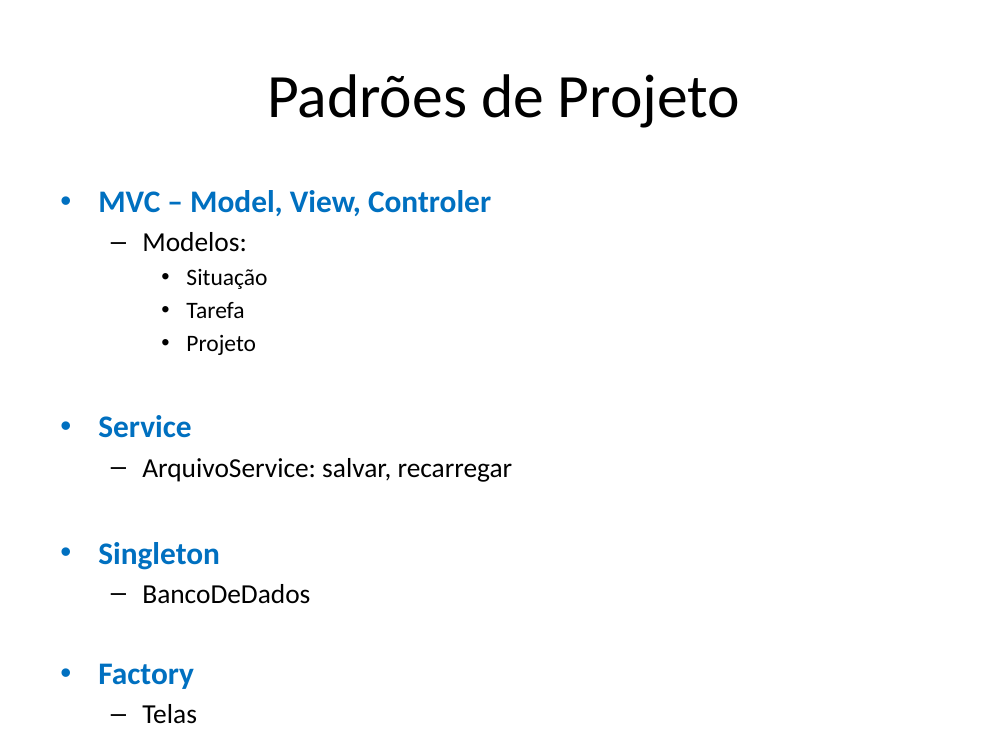
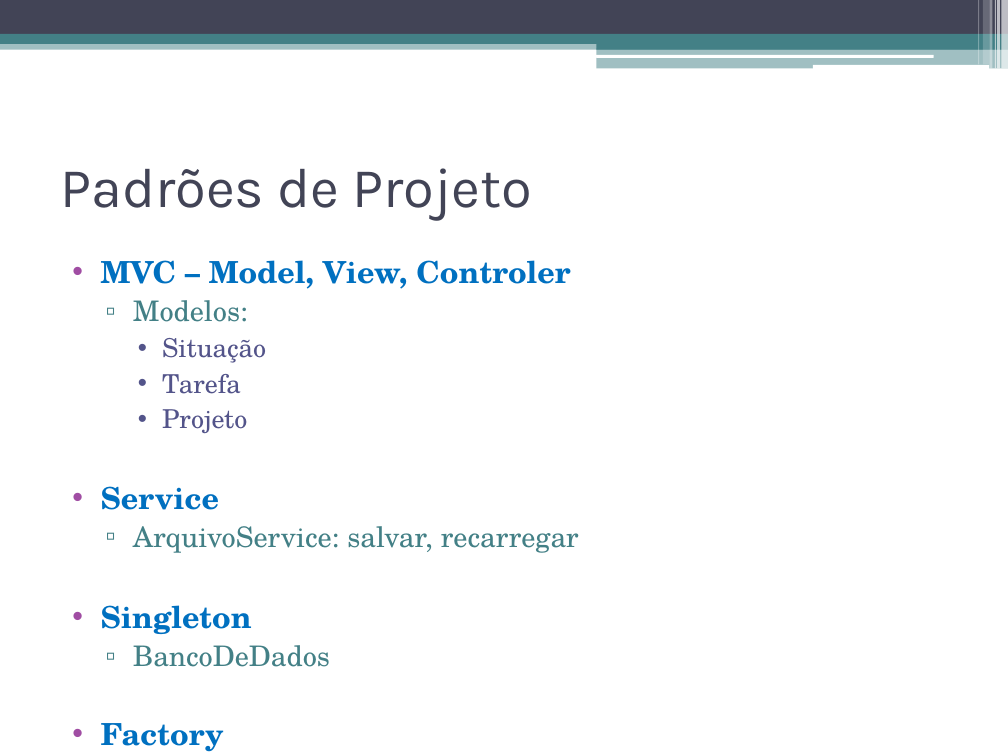
Before and after one commit to dancastellani/controle-tarefas, a slide deck: slide 7 of docs/Trabalho-Final.pptx (slide 4 before the commit). Drawn at 1008x756 pixels with LibreOffice and Linux fonts; fonts in the diff are those of the drawing. Boxes give left, top, right and bottom in pixels: in the first picture for what was removed or moved away, otherwise in the second. Text is boxed around its words. In the diff, an @@ line names an element or a change of style, - is before the commit and + after.

```diff
--- a/docs/Trabalho-Final.pptx
+++ b/docs/Trabalho-Final.pptx
@@ rectangle added at [0,0,1008,34], fill #424456 @@
@@ rectangle added at [978,0,979,65], fill #FFFFFF at 30% opacity @@
@@ rectangle added at [983,0,989,65], fill #FFFFFF at 20% opacity @@
@@ rectangle added at [990,0,993,69], fill #FFFFFF at 40% opacity @@
@@ rectangle added at [995,0,996,69], fill #FFFFFF at 60% opacity @@
@@ rectangle added at [997,0,1000,69], fill #FFFFFF at 65% opacity @@
@@ rectangle added at [1002,0,1008,69], fill #FFFFFF at 65% opacity @@
@@ rectangle added at [0,40,1008,49], fill #438086 at 50% opacity @@
@@ rectangle added at [0,34,1008,44], fill #438086 @@
@@ rounded rectangle added at [596,54,933,57], fill #FFFFFF @@
@@ rectangle added at [597,39,1008,49], fill #438086 @@
@@ rectangle added at [597,48,1008,69], fill #438086 at 50% opacity @@
@@ rounded rectangle added at [812,65,989,69], fill #FFFFFF @@
@@ title "Padrões de Projeto": place and size @@
-title "Padrões de Projeto" at [267,74,740,128]
+title "Padrões de Projeto" at [60,168,533,220]
@@ title "Padrões de Projeto" at [60,168,533,220]: size 44 to 40 pt, font Calibri to Karla, text colour #000000 to #424456; alignment centre to left @@
@@ text "MVC – Model, View, Controler": place and size @@
-text "MVC – Model, View, Controler" at [98,190,513,689]
+text "MVC – Model, View, Controler" at [101,260,579,752]
@@ text "MVC – Model, View, Controler" at [101,260,579,752]: size 22.4 to 21.7 pt in "MVC – Model, View, Controler", "Service", "Singleton", "Factory"; font Calibri to TeX Gyre Schola; size 19.6 to 20.1 pt, text colour #000000 to #438086 in "Modelos:", "ArquivoService: salvar, recarregar", "BancoDeDados", "Telas"; size 16.8 to 18.6 pt, text colour #000000 to #53548A in "Situação", "Tarefa", "Projeto"; indent changed; less space between paragraphs; bullet – to ▫ @@
```
Also in this commit, not shown: 5 other slides changed, 4 slides added, 25 other files.
